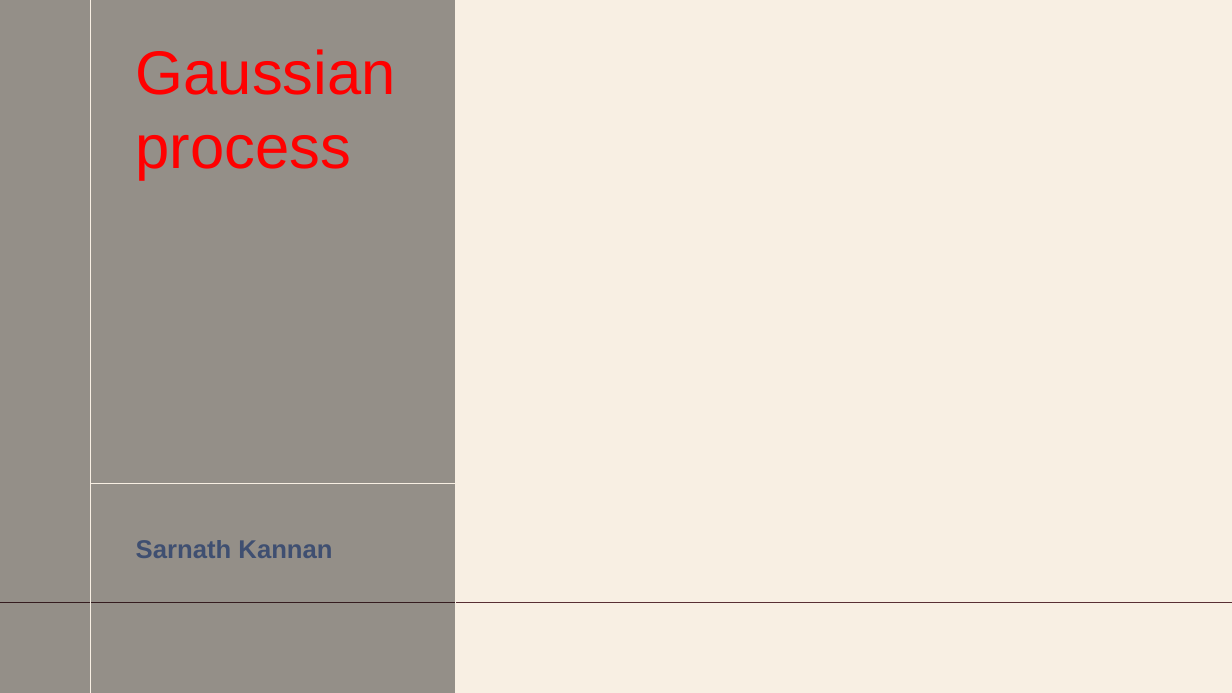
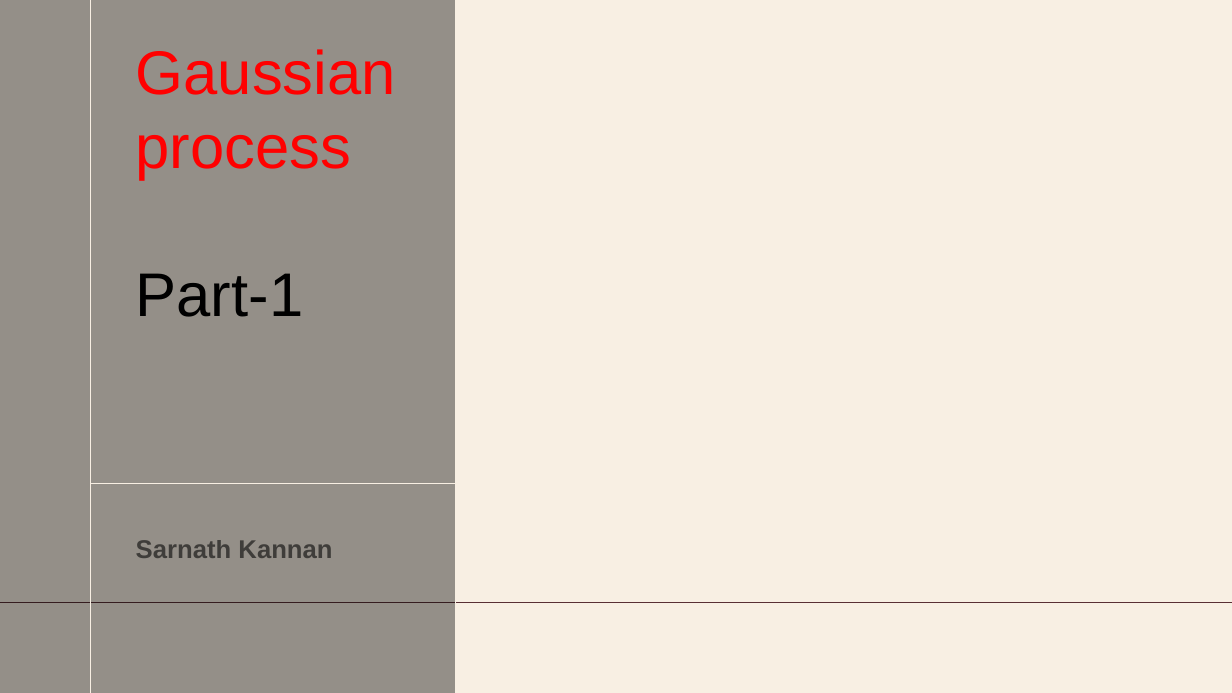
Before and after one commit to SarnathK/gp_tutorial, a slide deck: slide 1 of GP.pptx. Drawn at 1232x693 pixels with LibreOffice and Linux fonts; fonts in the diff are those of the drawing; background and template pictures are left out. Boxes give left, top, right and bottom in pixels: in the first picture for what was removed or moved away, otherwise in the second. Text is boxed around its words. In the diff, an @@ line names an element or a change of style, - is before the commit and + after.

```diff
--- a/GP.pptx
+++ b/GP.pptx
@@ title at (136, 49, 396, 317): text changed @@
-Gaussian process
+Gaussian process
+Part-1
@@ subtitle "Sarnath Kannan" at (136, 540, 332, 558): text colour #002060 at 56% opacity to #000000 at 56% opacity @@
```
Also in this commit, not shown: 2 other slides changed, 11 slides added, 4 slides removed, 1 other file.
